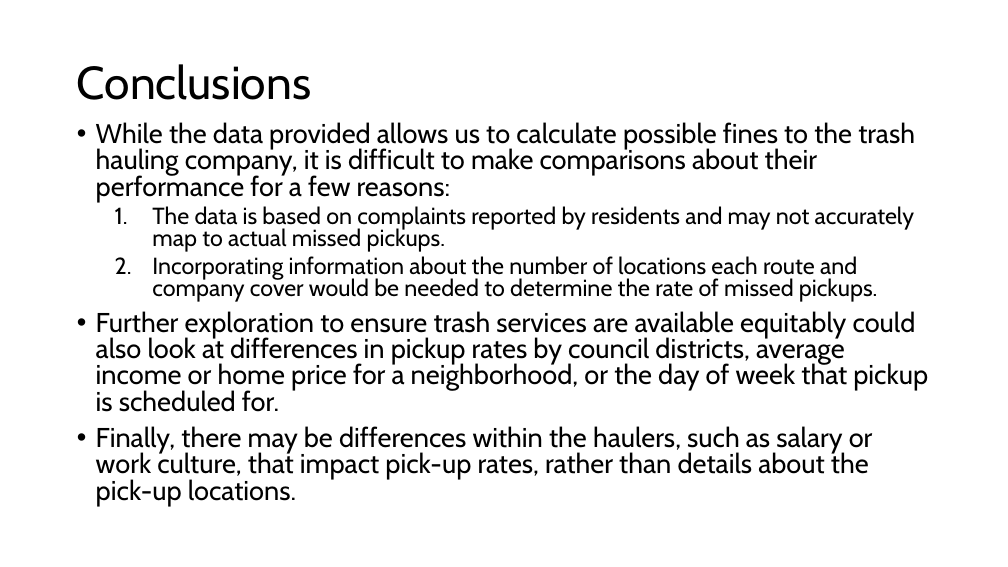
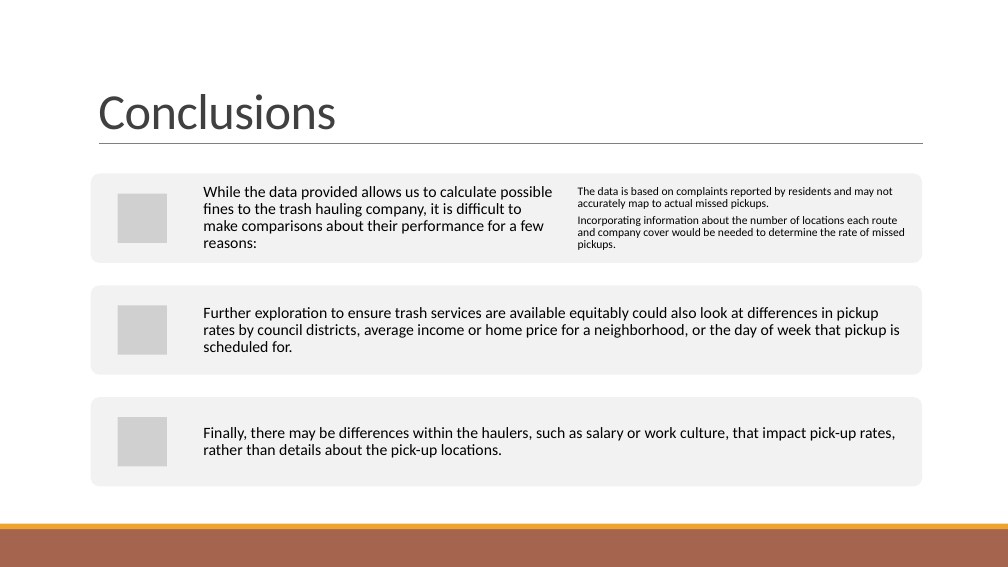
Before and after one commit to NSS-Full-Time-Data-Analytics-17/trash-haulers-atlantis, a slide deck: slide 12 of slides_rme.pptx (slide 10 before the commit). Drawn at 1008x567 pixels with LibreOffice and Linux fonts; fonts in the diff are those of the drawing; grey boxes stand for pictures. Boxes give left, top, right and bottom in pixels: in the first picture for what was removed or moved away, otherwise in the second. Text is boxed around its words. In the diff, an @@ line names an element or a change of style, - is before the commit and + after.

```diff
--- a/slides_rme.pptx
+++ b/slides_rme.pptx
@@ title "Conclusions": place and size @@
-title "Conclusions" at (77, 64, 311, 100)
+title "Conclusions" at (98, 94, 336, 130)
@@ title "Conclusions" at (98, 94, 336, 130): size 44 to 48 pt, font Cabin to Calibri, text colour #000000 to #404040, letter spacing 0 to -0.5 pt; line spacing 0.9 to 0.85; vertical alignment middle to bottom @@
@@ text removed at (96, 122, 928, 506) @@
-• While the data provided allows us to calculate possible fines to the trash hauling company, it is difficult to make comparisons about their performance for a few reasons:
-  1. The data is based on complaints reported by residents and may not accurately map to actual missed pickups.
-  2. Incorporating information about the number of locations each route and company cover would be needed to determine the rate of missed pickups.
-• Further exploration to ensure trash services are available equitably could also look at differences in pickup rates by council districts, average income or home price for a neighborhood, or the day of week that pickup is scheduled for.
-• Finally, there may be differences within the haulers, such as salary or work culture, that impact pick-up rates, rather than details about the pick-up locations.
@@ line added from (99, 144) to (923, 144), #808080 0.5 pt @@
@@ group added at (91, 174, 923, 486): 4 texts, 3 rounded rectangles, 3 pictures @@
+While the data provided allows us to calculate possible fines to the trash hauling company, it is difficult to make comparisons about their performance for a few reasons:
+The data is based on complaints reported by residents and may not accurately map to actual missed pickups.
+Incorporating information about the number of locations each route and company cover would be needed to determine the rate of missed pickups.
+Further exploration to ensure trash services are available equitably could also look at differences in pickup rates by council districts, average income or home price for a neighborhood, or the day of week that pickup is scheduled for.
+Finally, there may be differences within the haulers, such as salary or work culture, that impact pick-up rates, rather than details about the pick-up locations.
@@ rectangle added at (0, 529, 1008, 567), fill #A5644E @@
@@ rectangle added at (0, 524, 1008, 529), fill #F0A22E @@
```
Also in this commit, not shown: 9 other slides changed, 3 slides added, 1 other file.
